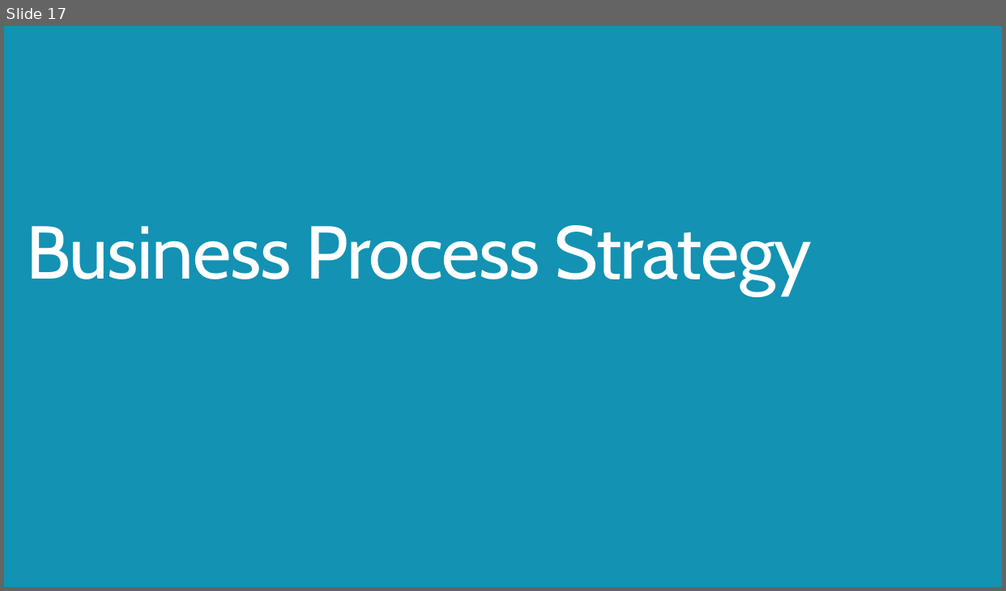
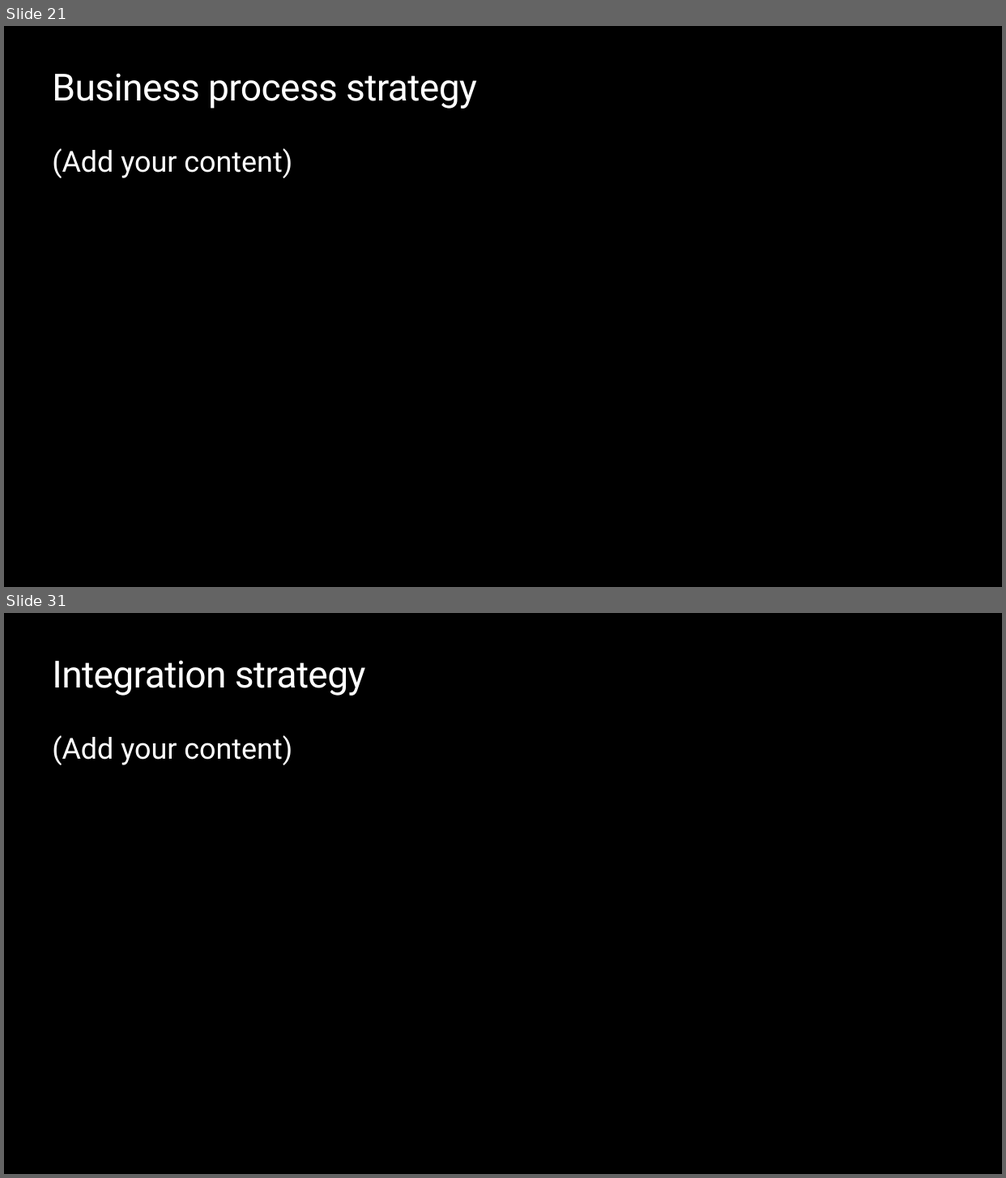
Before and after one commit to MicrosoftDocs/mslearn-developer-tools-power-platform, a slide deck: fasttrack/Solution Blueprint Review workshop template.pptx. Shown one above the other, each under a label of ours: slide 17 before the commit, slides 21 and 31 after it; the slides between them are not shown. The pictures are 1006x591 and 1006x1178 pixels, drawn with LibreOffice and Linux fonts; fonts in the diff are those of the drawing; background and template pictures are left out. Boxes give left, top, right and bottom in pixels: in the first picture for what was removed or moved away, otherwise in the second. Text is boxed around its words. In the diff, an @@ line names an element or a change of style, - is before the commit and + after.

```diff
--- a/fasttrack/Solution Blueprint Review workshop template.pptx
+++ b/fasttrack/Solution Blueprint Review workshop template.pptx
@@ slide 31 added at (4, 613, 1002, 1174), background #000000 @@
@@ title added at (52, 660, 366, 696), 36 pt, text #FFFFFF @@
+Integration strategy
@@ text added at (52, 735, 292, 765), 28 pt, text #FFFFFF @@
+(Add your content)
@@ what was slide 17 is now slide 21 @@
@@ slide 21 changed as well @@
@@ background #1392B3 to #000000 @@
@@ title at (52, 73, 477, 109): text changed; size 72 to 36 pt; font Cabin to Roboto @@
-Business Process Strategy
+Business process strategy
@@ text added at (52, 148, 292, 178), 28 pt, text #FFFFFF @@
+(Add your content)
```
Also in this commit, not shown: 4 other slides changed, 45 other slides added, 65 slides removed.
